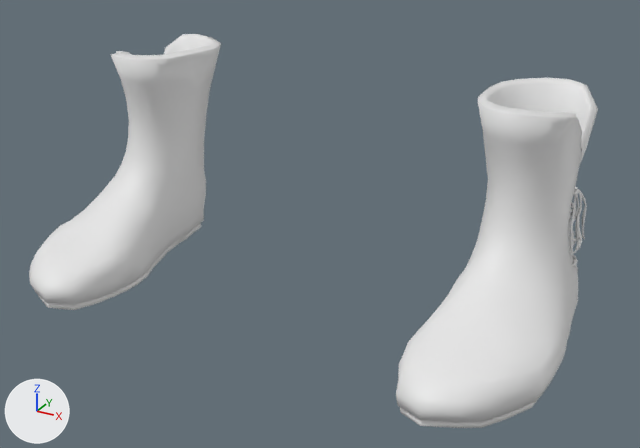
An edit to the FBX model unity/Assets/SecondFace/People/Player/player_f__punkduck_medieval_boots.fbx, drawn before and after from the same camera.
Before and after are seen from a 50 mm lens placed at (0.334, -0.658, 0.348), pointed at (0.02, -0.088, 0.063). Lighting does not change. The marker at lower left points along +X, +Y and +Z. The first picture is the older version. Objects named as collision shapes, trigger or cutter boxes, shadow casters or lower levels of detail are left out.

Names of what the first picture shows: 'Cloth_punkduck_medieval_boots_LOD0'.
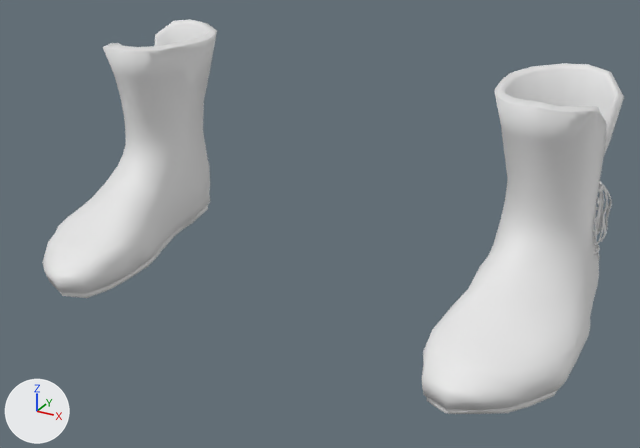
The newer file adds a shape key; the second version is drawn at full value of the shape key 'body-child' of 'Cloth_punkduck_medieval_boots_LOD0', and the change is written as the vertex moves it makes.

What differs and where, as boxes (x1, y1, x2, y2) in the pictures (640 x 448 px; the box of a moved part takes in the faces that stretch with it):
'Cloth_punkduck_medieval_boots_LOD0', reshaped: before (29, 34, 598, 428); after (42, 19, 624, 414)
part 1 of me_cloth_punkduck_medieval_boots_lod0, moved or reshaped: before (572, 255, 578, 267); after (594, 244, 600, 255)
part 2 of me_cloth_punkduck_medieval_boots_lod0, moved or reshaped: before (569, 202, 576, 225); after (594, 196, 601, 221)
part 3 of me_cloth_punkduck_medieval_boots_lod0, moved or reshaped: before (573, 186, 578, 195); after (598, 181, 603, 193)
part 4 of me_cloth_punkduck_medieval_boots_lod0, moved or reshaped: before (575, 194, 580, 241); after (597, 191, 605, 231)
part 5 of me_cloth_punkduck_medieval_boots_lod0, moved or reshaped: before (575, 189, 587, 239); after (599, 184, 612, 230)
part 6 of me_cloth_punkduck_medieval_boots_lod0, moved or reshaped: before (29, 34, 221, 310); after (42, 19, 217, 298)
part 7 of me_cloth_punkduck_medieval_boots_lod0, moved or reshaped: before (396, 77, 598, 428); after (422, 63, 624, 414)

What the commit changed:
me_cloth_punkduck_medieval_boots_lod0 is used by ob_cloth_punkduck_medieval_boots_lod0; location (0.0, 0.0, 0.0).
me_cloth_punkduck_medieval_boots_lod0 had 2129 vertices, 3999 faces and spanned x -0.226..0.226, y -0.215..0.032, z -0.008..0.178.
me_cloth_punkduck_medieval_boots_lod0 now has 2129 vertices, 3999 faces and spans x -0.235..0.235, y -0.192..0.042, z -0.01..0.186.
me_cloth_punkduck_medieval_boots_lod0 part 1: the loose piece of 35 vertices spanning x 0.2..0.212, y -0.037..-0.013, z 0.044..0.049 is moved by (0.011, 0.022, 0.004).
me_cloth_punkduck_medieval_boots_lod0 part 2: the loose piece of 31 vertices spanning x 0.193..0.206, y -0.033..-0.009, z 0.078..0.091 is scaled about its middle by (1.07, 1.01, 1.21), then moved by (0.015, 0.015, 0.001).
me_cloth_punkduck_medieval_boots_lod0 part 3: the loose piece of 35 vertices spanning x 0.194..0.204, y -0.029..-0.007, z 0.099..0.105 is multiplied about its middle by the matrix ((1.119, -0.018, 0.043), (0.024, 1.111, -0.141), (-0.041, 0.141, 1.11)), then moved by (0.015, 0.013, 0.002).
me_cloth_punkduck_medieval_boots_lod0 part 4: the loose piece of 93 vertices spanning x 0.202..0.207, y -0.019..0.002, z 0.056..0.101 is multiplied about its middle by the matrix ((1.317, -0.041, 0.102), (-0.096, 1.054, -0.182), (-0.134, 0.066, 0.958)), then moved by (0.014, 0.017, 0.003).
me_cloth_punkduck_medieval_boots_lod0 part 5: the loose piece of 57 vertices spanning x 0.2..0.212, y -0.018..-0.008, z 0.059..0.103 is multiplied about its middle by the matrix ((0.992, 0.093, 0.08), (-0.076, 0.978, -0.194), (-0.096, 0.187, 0.978)), then moved by (0.014, 0.016, 0.003).
me_cloth_punkduck_medieval_boots_lod0 part 6: 717 of 2129 vertices moved; they spanned x -0.226..-0.129, y -0.215..0.032, z -0.008..0.178 and now span x -0.235..-0.138, y -0.192..0.042, z -0.01..0.186; mean shift (-0.012, 0.016, 0.003); largest move (-0.164, 0.005, 0.009) -> (-0.176, 0.03, 0.017).
me_cloth_punkduck_medieval_boots_lod0 part 7: 712 of 2129 vertices moved; they spanned x 0.129..0.226, y -0.215..0.032, z -0.008..0.178 and now span x 0.138..0.235, y -0.192..0.042, z -0.01..0.186; mean shift (0.012, 0.016, 0.003); largest move (0.164, 0.005, 0.009) -> (0.176, 0.03, 0.017).
Other edits to the shape of me_cloth_punkduck_medieval_boots_lod0 do not show in these pictures.
